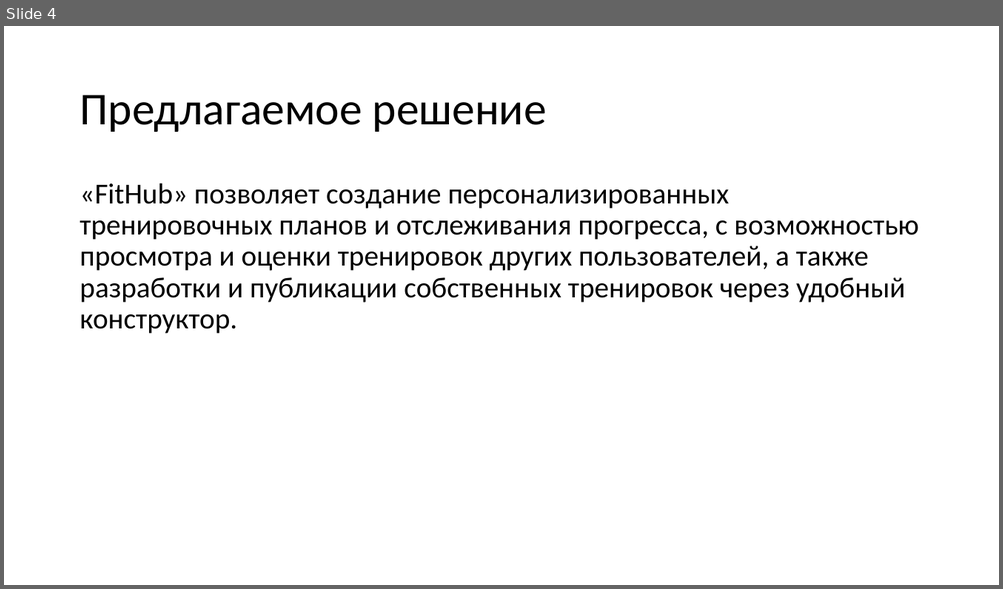
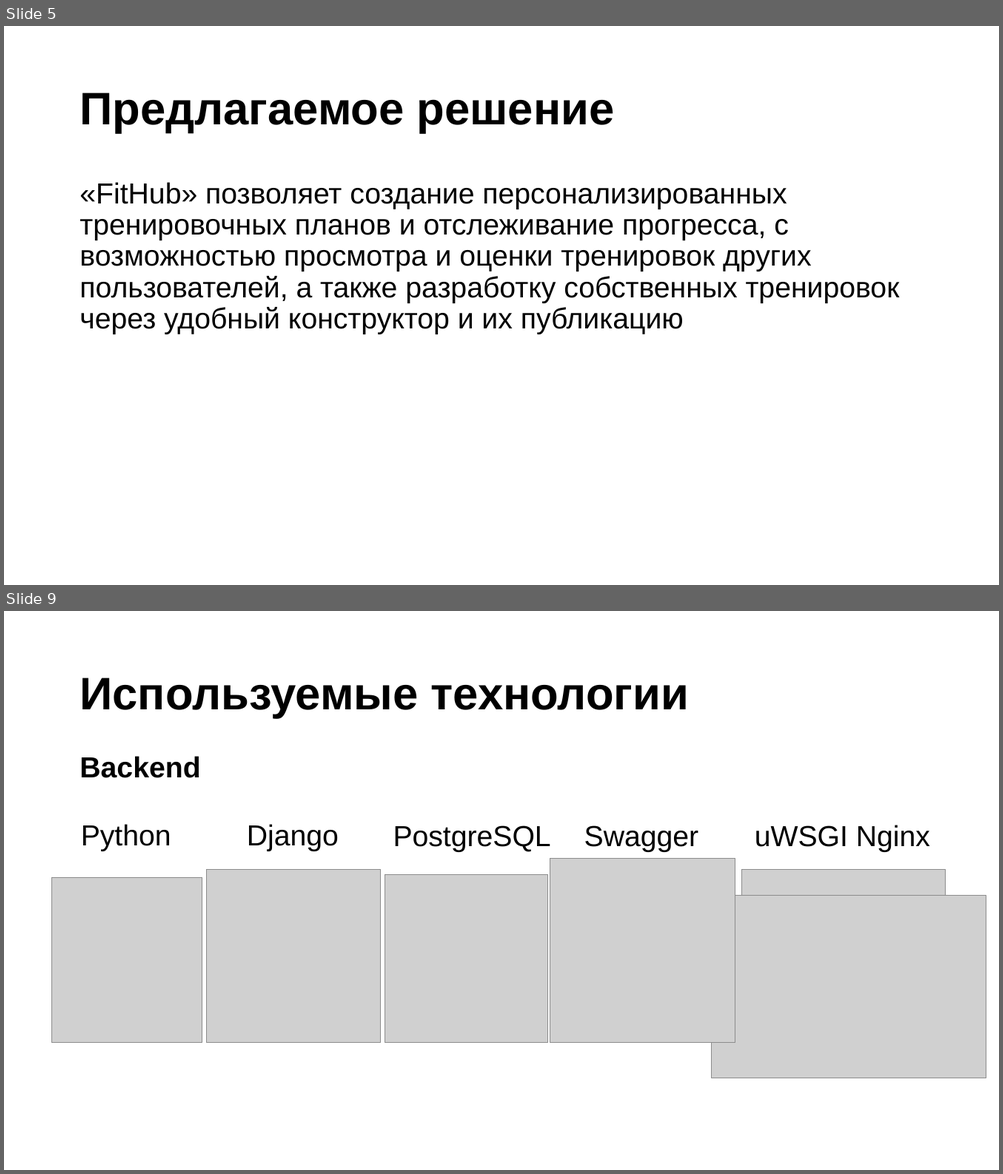
Before and after one commit to partickle/FitHub_Docs, a slide deck: Презентация технического задания.pptx. Shown one above the other, each under a label of ours: slide 4 before the commit, slides 5 and 9 after it; the slides between them are not shown. The pictures are 1003x589 and 1003x1174 pixels, drawn with LibreOffice and Linux fonts; fonts in the diff are those of the drawing; grey boxes stand for pictures. Boxes give left, top, right and bottom in pixels: in the first picture for what was removed or moved away, otherwise in the second. Text is boxed around its words. In the diff, an @@ line names an element or a change of style, - is before the commit and + after.

```diff
--- a/Презентация технического задания.pptx
+++ b/Презентация технического задания.pptx
@@ slide 9 added at [4, 611, 999, 1170], background #FFFFFF @@
@@ title added at [79, 678, 688, 718], 44 pt, text #000000, bold @@
+Используемые технологии
@@ text added at [79, 756, 200, 778], 28 pt, text #000000, bold @@
+Backend
@@ text added at [81, 824, 171, 851], 28 pt, text #000000 @@
+Python
@@ text added at [247, 824, 338, 851], 28 pt, text #000000 @@
+Django
@@ text added at [393, 826, 551, 852], 28 pt, text #000000 @@
+PostgreSQL
@@ text added at [584, 826, 699, 852], 28 pt, text #000000 @@
+Swagger
@@ text added at [754, 825, 930, 852], 28 pt, text #000000 @@
+uWSGI Nginx
@@ picture added at [207, 870, 380, 1043] @@
@@ picture added at [385, 875, 548, 1043] @@
@@ picture added at [550, 858, 735, 1043] @@
@@ picture added at [741, 870, 945, 934] @@
@@ picture added at [52, 878, 202, 1043] @@
@@ picture added at [711, 895, 986, 1078] @@
@@ what was slide 4 is now slide 5 @@
@@ slide 5 changed as well @@
@@ title "Предлагаемое решение" at [79, 93, 614, 133]: font Calibri to Arial, bold on @@
@@ text at [79, 182, 899, 335]: text changed; font Calibri to Arial @@
-«FitHub» позволяет создание персонализированных тренировочных планов и отслеживания прогресса, с возможностью просмотра и оценки тренировок других пользователей, а также разработки и публикации собственных тренировок через удобный конструктор.
+«FitHub» позволяет создание персонализированных тренировочных планов и отслеживание прогресса, с возможностью просмотра и оценки тренировок других пользователей, а также разработку собственных тренировок через удобный конструктор и их публикацию
```
Also in this commit, not shown: 2 other slides changed, 11 other slides added, 3 slides removed.
